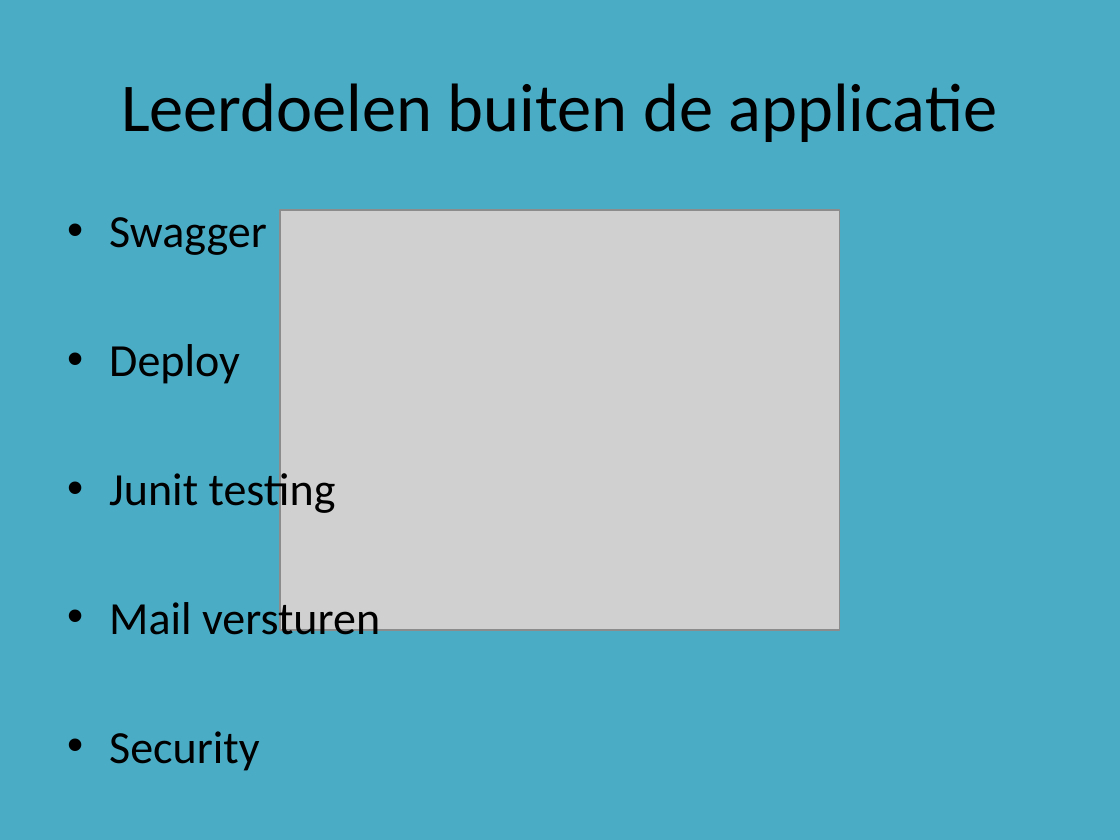
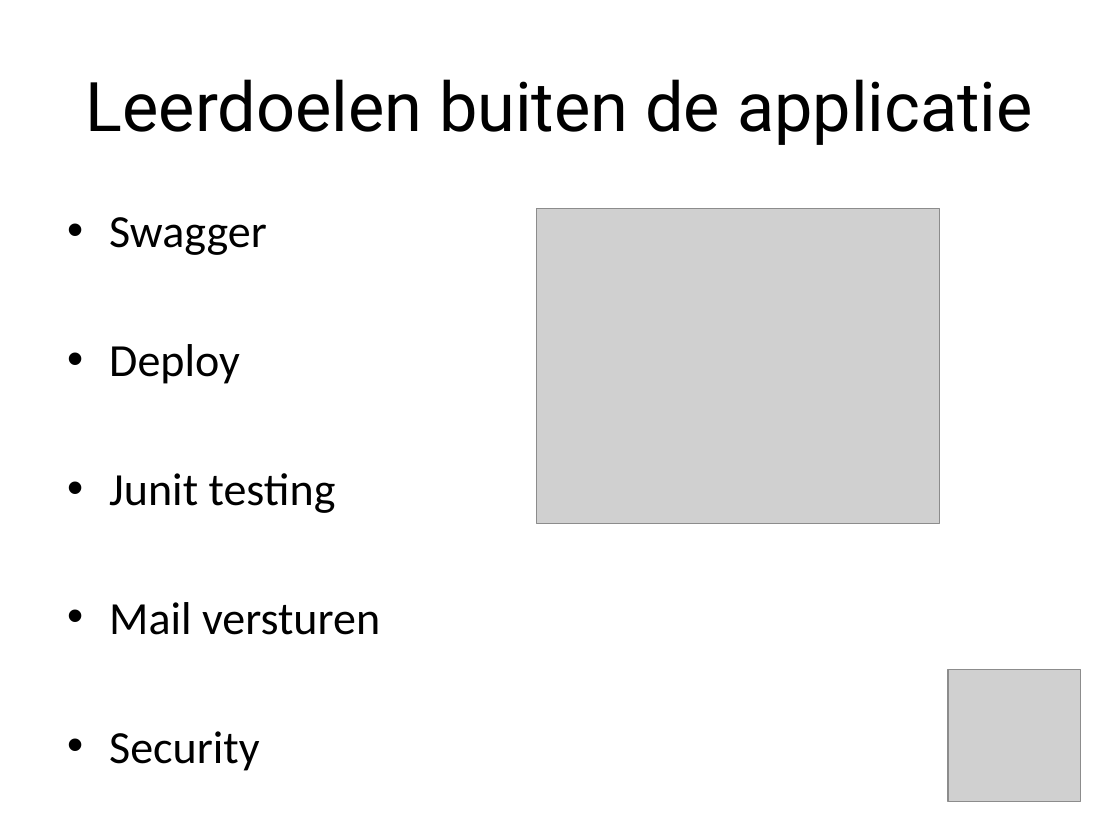
Before and after one commit to DASnoeken/Powerlift_App, a slide deck: slide 9 of Powerlift Powerpoint.pptx (slide 8 before the commit). Drawn at 1120x840 pixels with LibreOffice and Linux fonts; fonts in the diff are those of the drawing; grey boxes stand for pictures; background and template pictures are left out. Boxes give left, top, right and bottom in pixels: in the first picture for what was removed or moved away, otherwise in the second. Text is boxed around its words. In the diff, an @@ line names an element or a change of style, - is before the commit and + after.

```diff
--- a/Powerlift Powerpoint.pptx
+++ b/Powerlift Powerpoint.pptx
@@ background #4BACC6 to picture (left out) @@
@@ title "Leerdoelen buiten de applicatie" at [86,79,1032,145]: font Calibri to Roboto @@
@@ picture added at [536,208,939,523] @@
@@ picture removed at [280,211,840,631] @@
@@ picture added at [948,670,1080,802] @@
```
Also in this commit, not shown: 9 other slides changed, 1 slide added, 1 other file.
